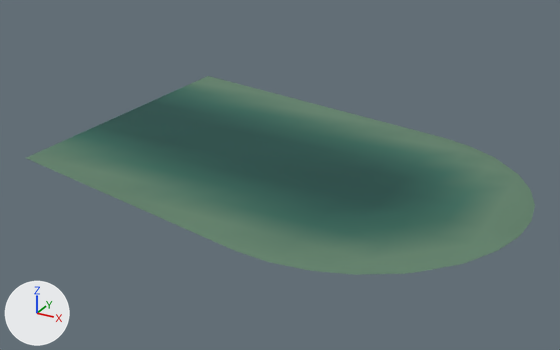
A saved change to the glTF model games/yorimichi/assets/belmonte/meshes/SM_BM_BC_Water_7.glb.
Both versions are drawn from a 50 mm camera at (1352.6, -377.0, 1.4) aimed at (1309.0, -297.7, -38.2). Arrows for +X, +Y and +Z are at lower left; the lights stay in place. The first picture is the older version.

Script lines for the objects in view, before the commit:
```python
me_sm_bc_water_7 = bpy.data.meshes.new('SM_BC_Water_7')
me_sm_bc_water_7.from_pydata(...)  # 193 vertices, 328 faces; spans x 1280.5..1340.5, y -320.5..-271.2, z -36.2..-36.1
me_sm_bc_water_7.materials.append(mat_bm_000_m_water_007)
ob_sm_bm_bc_water_7 = bpy.data.objects.new('SM_BM_BC_Water_7', me_sm_bc_water_7)
ob_sm_bm_bc_water_7.location = (0.0, 0.0, 0.0)
```
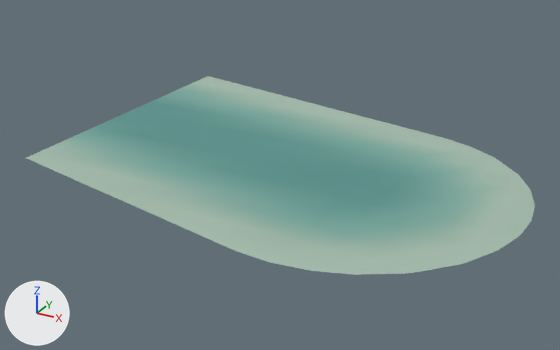
The change, as a list of edits to the scene's bpy script:
```text
Change me_sm_bc_water_7:
    where me_sm_bc_water_7.from_pydata(...)  # 193 vertices, 328 faces; spans x 1280.5..1340.5, y -320.5..-271.2, z -36.2..-36.1
    used by ob_sm_bm_bc_water_7; location = (0.0, 0.0, 0.0)
    me_sm_bc_water_7 part 1: 133 faces centred in x 1281.8..1329.8, y -310.2..-282.2, z -36.2..-36.1 are repainted in the vertex colours; the middle colour goes from dark cyan #1c4d46 to cyan #5d958f
    me_sm_bc_water_7 part 2: 123 faces centred in x 1281.0..1339.1, y -320.1..-271.4, z -36.2..-36.1 are repainted in the vertex colours; the middle colour goes from greyish green #61826b to grey #a6bdad
    me_sm_bc_water_7 part 3: 72 faces centred in x 1281.8..1333.8, y -314.2..-276.8, z -36.2..-36.1 are repainted in the vertex colours; the middle colour goes from dark green #3e6f5e to greyish green #87b0a3
```

Boxes (x1, y1, x2, y2) around the edits, measured in the pictures (560 x 350 px):
part 1 of me_sm_bc_water_7, recoloured (dark cyan to cyan)
    both: (77, 93, 467, 233)
part 2 of me_sm_bc_water_7, recoloured (greyish green to grey)
    both: (26, 76, 535, 275)
part 3 of me_sm_bc_water_7, recoloured (dark green to greyish green)
    both: (55, 82, 509, 252)
